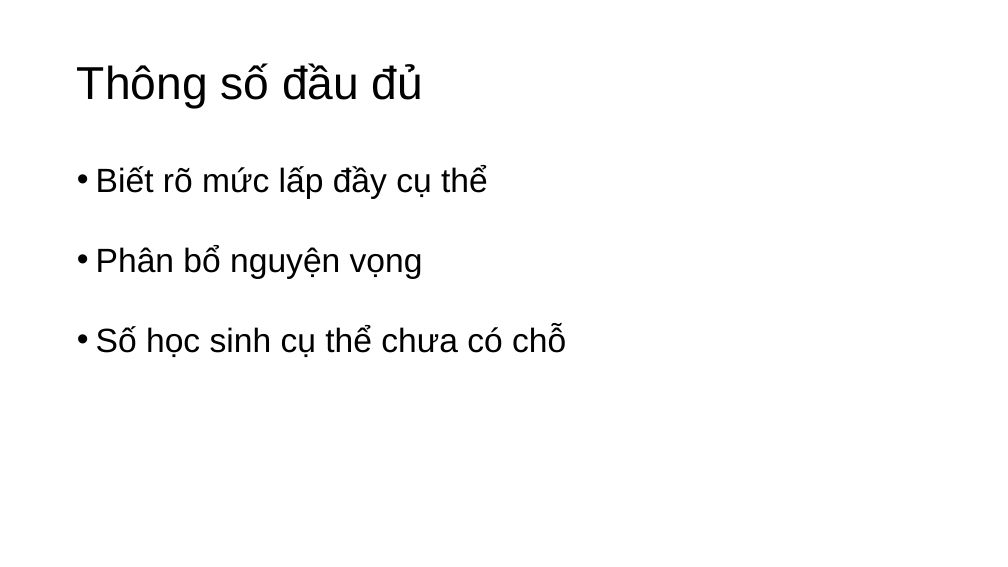
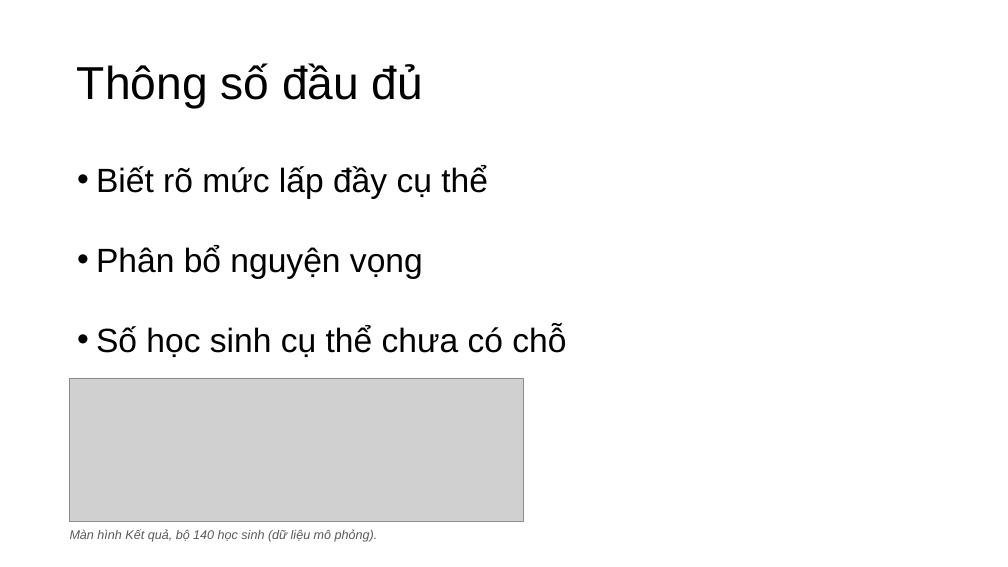
Before and after one commit to nguyenphanvantruong6969-arch/rbda-kiosk, a slide deck: slide 8 of THUYET_TRINH_KHKT_DA_SUA_FONT.pptx. Drawn at 1008x567 pixels with LibreOffice and Linux fonts; fonts in the diff are those of the drawing; grey boxes stand for pictures. Boxes give left, top, right and bottom in pixels: in the first picture for what was removed or moved away, otherwise in the second. Text is boxed around its words. In the diff, an @@ line names an element or a change of style, - is before the commit and + after.

```diff
--- a/THUYET_TRINH_KHKT_DA_SUA_FONT.pptx
+++ b/THUYET_TRINH_KHKT_DA_SUA_FONT.pptx
@@ picture added at (70, 378, 523, 521) @@
@@ text added at (70, 529, 378, 542), 12 pt, text #595959, italic @@
+Màn hình Kết quả, bộ 140 học sinh (dữ liệu mô phỏng).
```
Also in this commit, not shown: 2 other slides changed.
